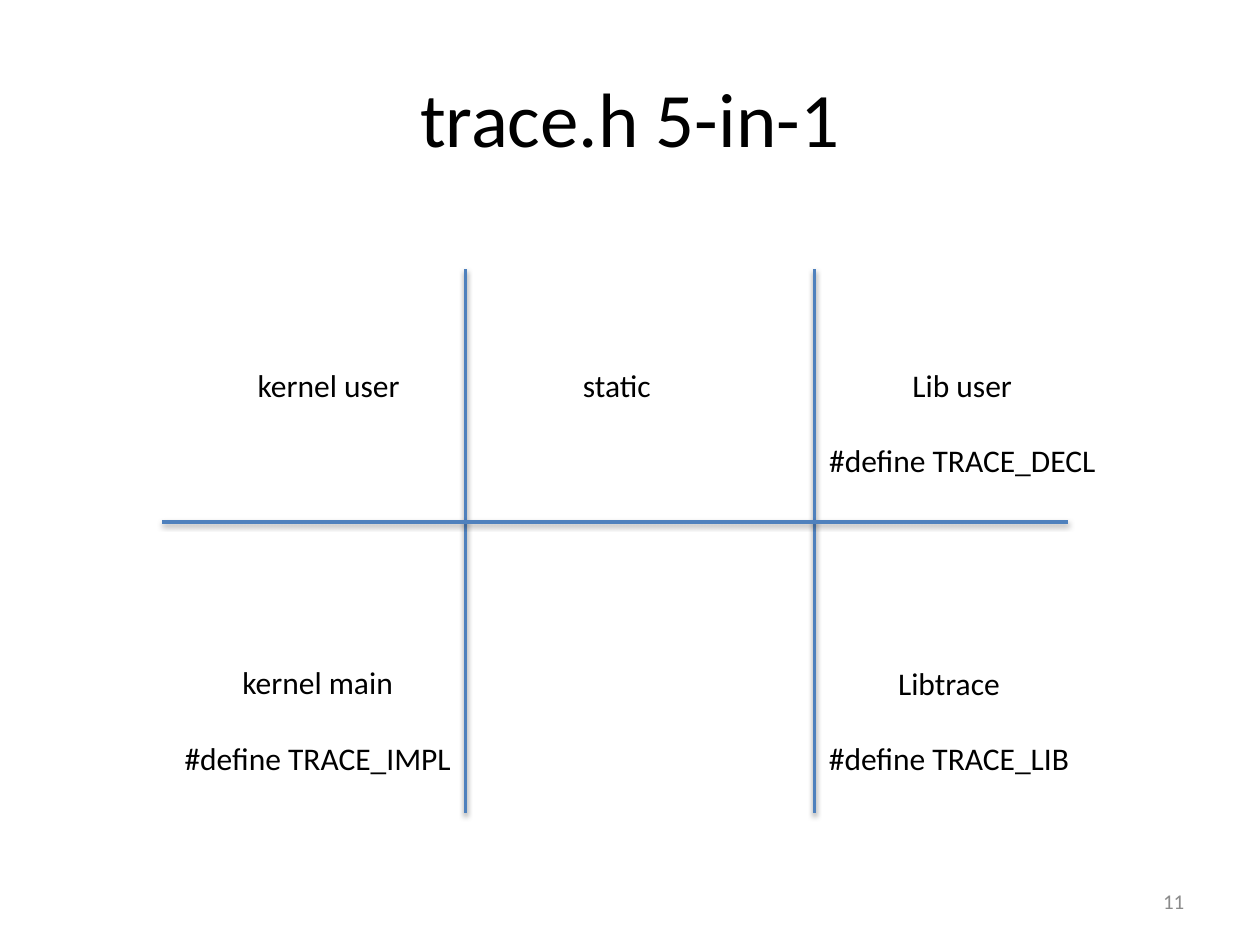
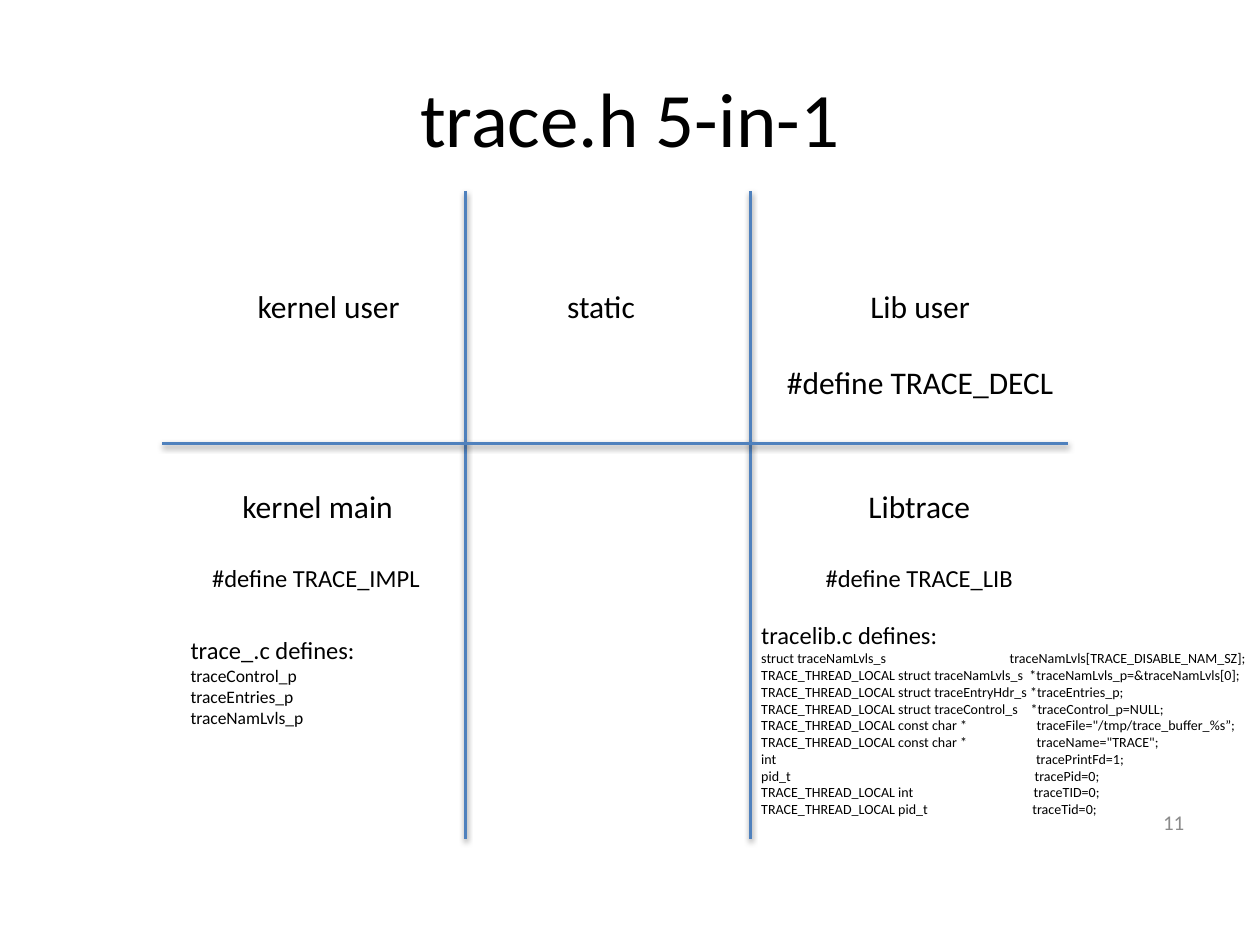
Before and after one commit to art-daq/trace, a slide deck: slide 11 of trace/doc/trace.pptx. Drawn at 1260x945 pixels with LibreOffice and Linux fonts; fonts in the diff are those of the drawing. Boxes give left, top, right and bottom in pixels: in the first picture for what was removed or moved away, otherwise in the second. Text is boxed around its words. In the diff, an @@ line names an element or a change of style, - is before the commit and + after.

Commit message:
add to 5-in-1 slide

```diff
--- a/trace/doc/trace.pptx
+++ b/trace/doc/trace.pptx
@@ line moved from (466, 270) - (466, 814) to (466, 192) - (466, 839) @@
@@ line moved from (814, 270) - (814, 814) to (751, 192) - (751, 839) @@
@@ text "static": place and size @@
-text "static" at [583,375,651,398]
+text "static" at [567,296,635,319]
@@ text "Lib user": place and size @@
-text "Lib user" at [829,375,1096,477]
+text "Lib user" at [787,296,1054,399]
@@ 1 text, 1 page number, 1 line: place and size @@
-1 text, 1 page number, 1 line at [163,375,1184,909]
+1 text, 1 page number, 1 line at [163,296,1184,830]
@@ text "kernel main": place and size @@
-text "kernel main" at [185,672,451,775]
+text "kernel main" at [212,496,420,591]
@@ text "Libtrace": place and size @@
-text "Libtrace" at [829,673,1069,775]
+text "Libtrace" at [826,496,1012,591]
@@ text at [212,570,420,591]: size 18 to 14 pt in "#define TRACE_IMPL"; alignment centre to left @@
@@ text at [826,570,1012,591]: size 18 to 14 pt in "#define TRACE_LIB" @@
@@ text added at [761,627,1246,817], 8 pt, text #000000 @@
+tracelib.c defines:
+struct traceNamLvls_s traceNamLvls[TRACE_DISABLE_NAM_SZ];
+TRACE_THREAD_LOCAL struct traceNamLvls_s *traceNamLvls_p=&traceNamLvls[0];
+TRACE_THREAD_LOCAL struct traceEntryHdr_s *traceEntries_p;
+TRACE_THREAD_LOCAL struct traceControl_s *traceControl_p=NULL;
+TRACE_THREAD_LOCAL const char * traceFile="/tmp/trace_buffer_%s”;
+TRACE_THREAD_LOCAL const char * traceName="TRACE";
+int tracePrintFd=1;
+pid_t tracePid=0;
+TRACE_THREAD_LOCAL int traceTID=0;
+TRACE_THREAD_LOCAL pid_t traceTid=0;
@@ text added at [191,642,354,727], 10 pt, text #000000 @@
+trace_.c defines:
+traceControl_p
+traceEntries_p
+traceNamLvls_p
```
